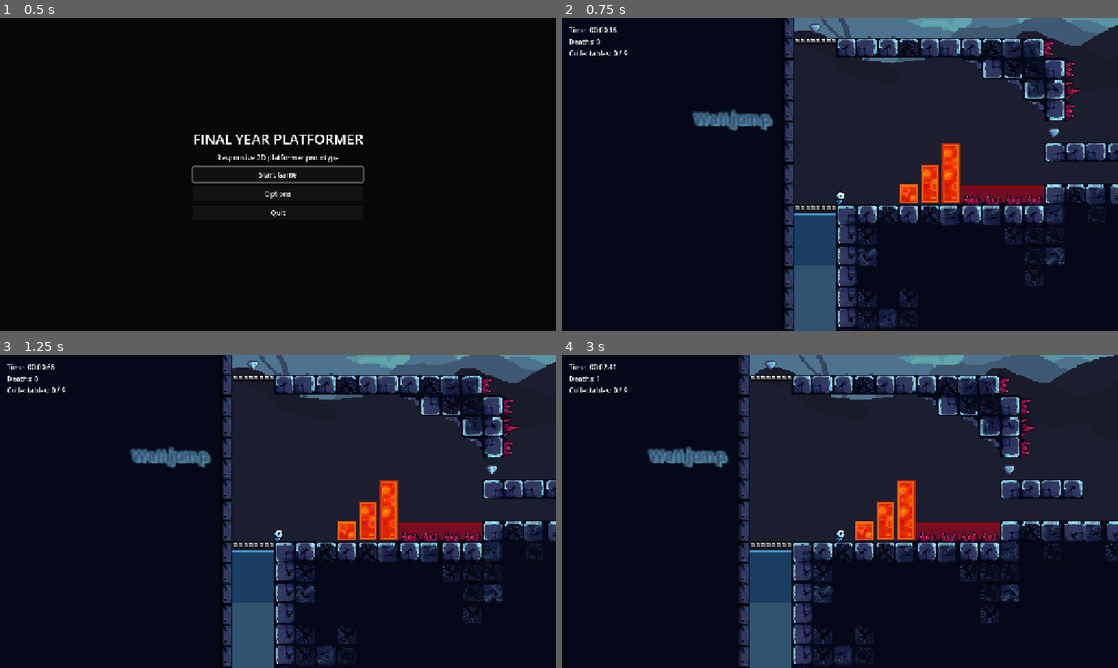
Above: before the commit, frames 1-4 (two rows, left to right).
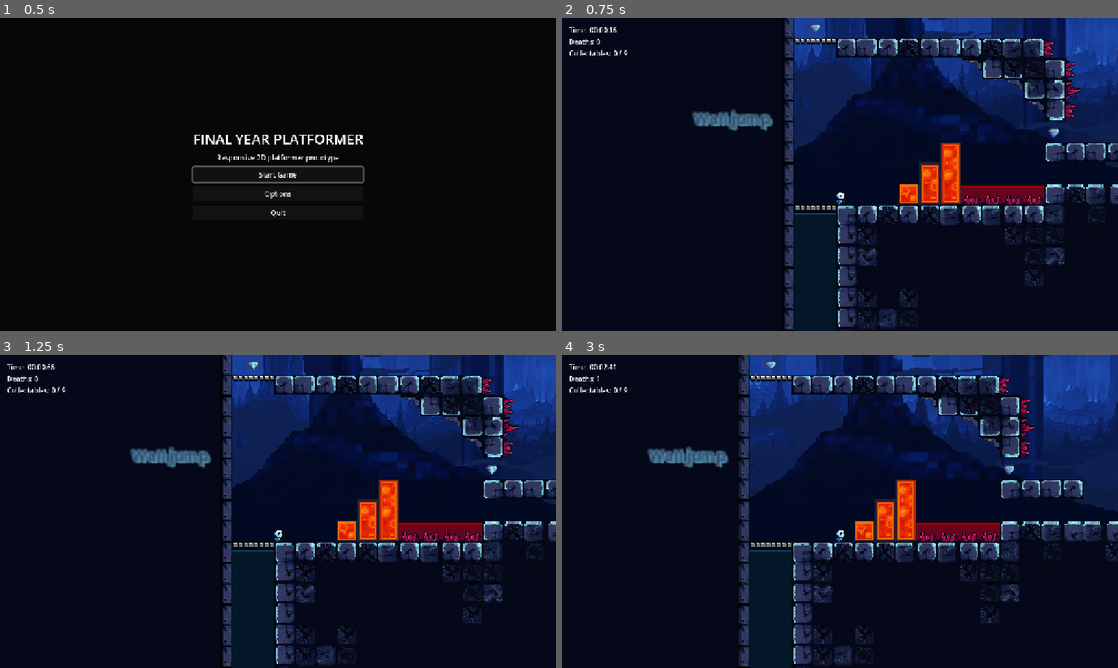
Above: after the commit, the same moments.

Repository: kornelmrozcs/final-year-platformer
Game: Godot game, scene res://scenes/ui/main_menu.tscn
Same seed, same stepped clock (60 frames per second), same inputs: the game is played once before the commit and once after it.
Inputs (mouse positions are in pixels of both pictures, inside the frame that each line leads up to):
- Up to frame 1 (0.5 s): no input
- Up to frame 2 (0.75 s): click "Start Game" at 0.5 s
- Up to frame 3 (1.25 s): no input
- Up to frame 4 (3 s): tap Enter at 1.25 s; move the mouse to (962, 495) at 1.27 s; hold D (move_right) 1.28-2 s; hold Shift 1.28-2 s; click (962, 495) at 1.42 s; tap Space (jump) at 1.52 s; tap F4 (debug_manual_respawn) at 2, 2.75 s; drag from (728, 527) to (734, 602) at 2.02 s; move the mouse to (895, 442) at 2.77 s; hold D (move_right) from 2.78 s (still down); tap Ctrl at 2.85 s

Frame 1 is identical in both runs. In frame 2, 21% of the frame differs, in the area x 41-100%, y 0-100%; in frame 3, 21%; in frame 4, 25%, in the area x 33-100%, y 0-100%.

Commit message:
background

Diff:
--- a/scenes/world/level_1.tscn
+++ b/scenes/world/level_1.tscn
@@ -13,7 +13,6 @@
 visible = false
 
 [node name="Layer05" parent="Visuals/ParallaxBackground" parent_id_path=PackedInt32Array(259016423) index="1" unique_id=786414950]
-autoscroll = Vector2(-2, 0)
 auto_scroll_speed = -2.0
 
 [node name="TileMap" parent="Geometry" parent_id_path=PackedInt32Array(325884410) index="0" unique_id=864935402]
--- a/scenes/world/level_2.tscn
+++ b/scenes/world/level_2.tscn
@@ -61,10 +61,8 @@
 position = Vector2(314, 355)
 view_size = Vector2(700, 800)
 
-[node name="TutorialText" parent="." index="10" unique_id=1361439009]
+[node name="TutorialText" parent="Tutorial" parent_id_path=PackedInt32Array(999213393) index="0" unique_id=1361439009]
 visible = false
 position = Vector2(-175, 264)
-outline_size = 5
-font_size = 18
 
 [editable path="Visuals/ParallaxBackground"]
--- a/scenes/world/level_3.tscn
+++ b/scenes/world/level_3.tscn
@@ -24,8 +24,8 @@
 position = Vector2(46, 672)
 water_width = 684.0
 water_height = 32.0
-surface_color = Color(1, 0.09803922, 0.16078432, 1)
-fill_color = Color(0.5137255, 0, 0.039215688, 0.7647059)
+surface_color = Color(0.63529414, 0.09803922, 0.16078432, 1)
+fill_color = Color(0.23529412, 0, 0.039215688, 1)
 
 [node name="Portal" parent="Interactables" parent_id_path=PackedInt32Array(679339684) index="0" unique_id=266919062]
 position = Vector2(896, 641)
@@ -111,9 +111,7 @@
 position = Vector2(452, 396)
 view_size = Vector2(980, 640)
 
-[node name="TutorialText" parent="." index="10" unique_id=1361439009]
+[node name="TutorialText" parent="Tutorial" parent_id_path=PackedInt32Array(999213393) index="0" unique_id=1361439009]
 visible = false
-outline_size = 5
-font_size = 18
 
 [editable path="Visuals/ParallaxBackground"]
--- a/scenes/world/level_template.tscn
+++ b/scenes/world/level_template.tscn
@@ -647,29 +647,42 @@
 horizontal_scroll_scale = 0.0
 vertical_scroll_scale = 1.0
 
+[node name="Sprite2D" parent="Visuals/ParallaxBackground/Layer01" index="0" unique_id=557065915]
+scale = Vector2(1, 3)
+
 [node name="Layer05" parent="Visuals/ParallaxBackground" index="1" unique_id=786414950]
+scroll_scale = Vector2(0.2, 1)
+scroll_offset = Vector2(0, 264.46)
+repeat_size = Vector2(720, 0)
+repeat_times = 4
+vertical_scroll_scale = 1.0
+repeat_width = 720.0
+repeat_count = 4
+
+[node name="Sprite2D" parent="Visuals/ParallaxBackground/Layer05" index="0" unique_id=1342085539]
+scale = Vector2(0.5, 0.5)
+
+[node name="Layer02" parent="Visuals/ParallaxBackground" index="2" unique_id=2000714898]
 scroll_scale = Vector2(0.15, 1)
-scroll_offset = Vector2(0, 149)
+scroll_offset = Vector2(156, 191)
 autoscroll = Vector2(-3, 0)
 horizontal_scroll_scale = 0.15
 vertical_scroll_scale = 1.0
 auto_scroll_enabled = true
 auto_scroll_speed = -3.0
 
-[node name="Layer02" parent="Visuals/ParallaxBackground" index="2" unique_id=2000714898]
-scroll_scale = Vector2(0.2, 1)
-scroll_offset = Vector2(0, 149)
-vertical_scroll_scale = 1.0
+[node name="Sprite2D" parent="Visuals/ParallaxBackground/Layer02" index="0" unique_id=231068758]
+position = Vector2(81, -53)
 
 [node name="Layer03" parent="Visuals/ParallaxBackground" index="3" unique_id=1482827363]
 scroll_scale = Vector2(0.5, 1)
-scroll_offset = Vector2(0, 149)
+scroll_offset = Vector2(2, 201)
 horizontal_scroll_scale = 0.5
 vertical_scroll_scale = 1.0
 
 [node name="Layer04" parent="Visuals/ParallaxBackground" index="4" unique_id=124066594]
 scroll_scale = Vector2(0.7, 1)
-scroll_offset = Vector2(0, 149)
+scroll_offset = Vector2(1, 153)
 horizontal_scroll_scale = 0.7
 vertical_scroll_scale = 1.0
 
@@ -702,6 +715,8 @@
 water_physics_speed = 13.0
 wave_strength = 0.35
 wave_spread_updates = 16
+surface_color = Color(0.11599999, 0.39439997, 0.58, 1)
+fill_color = Color(0.011764706, 0.09411765, 0.16078432, 0.9372549)
 
 [node name="Interactables" type="Node" parent="." unique_id=679339684]
 
Binary file changed: assets/sprites/background/parallax-00.png
Binary file changed: assets/sprites/background/parallax-01.png
Binary file changed: assets/sprites/background/parallax-02.png
Binary file changed: assets/sprites/background/parallax-03.png
Binary file changed: assets/sprites/background/parallax-04.png
